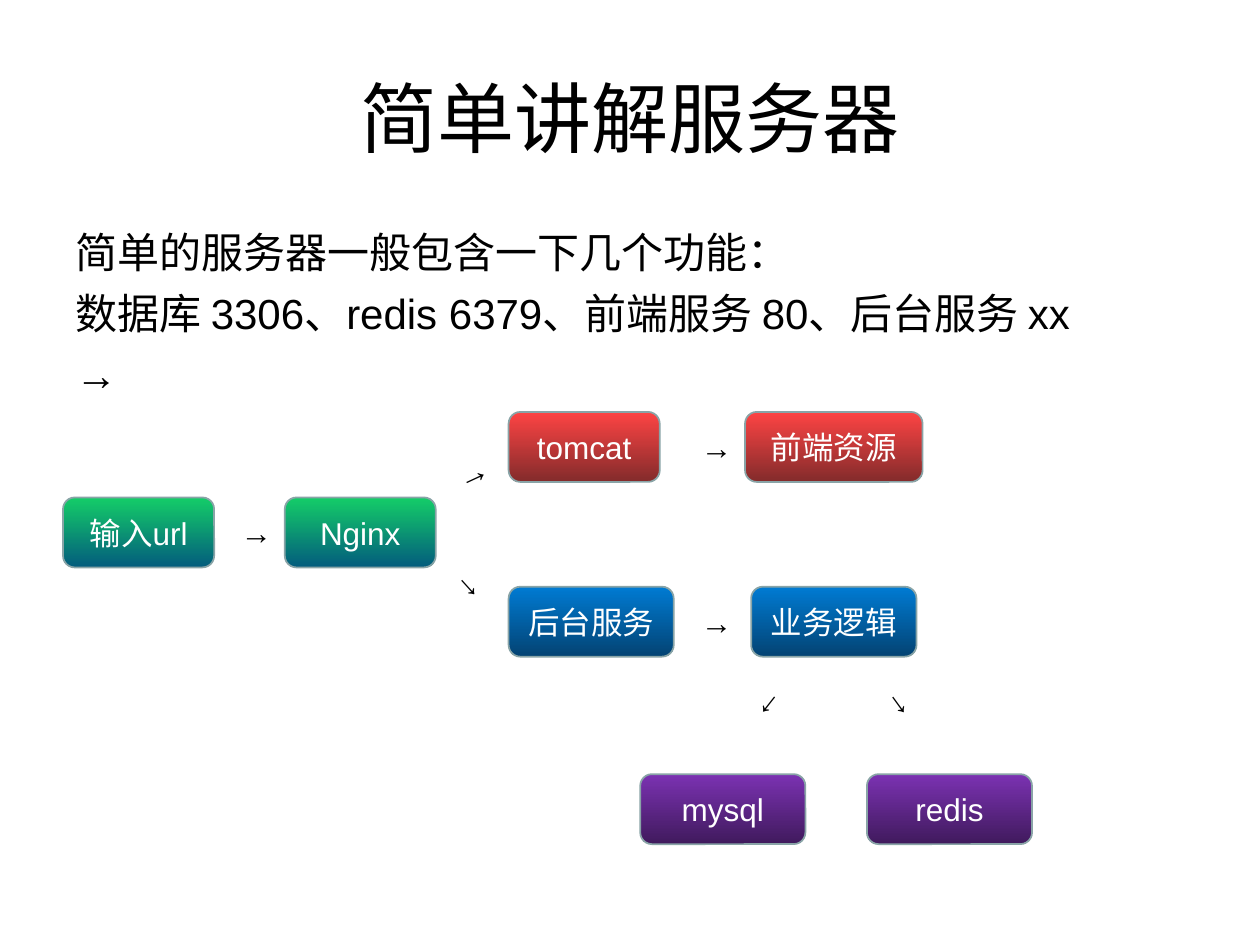
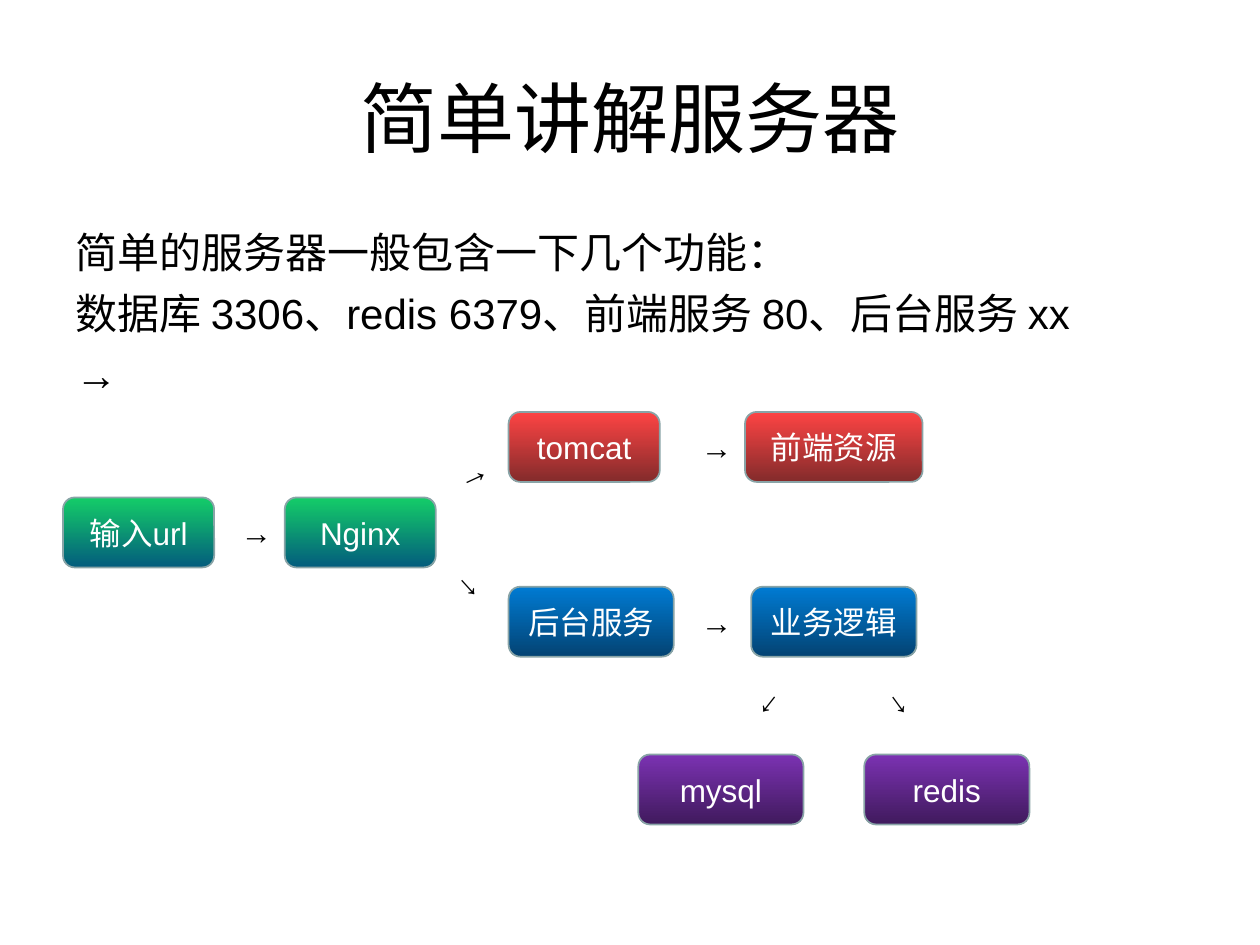
Before and after one commit to Alan055/node-koa, a slide deck: slide 9 of Alan-node解读.ppt. Drawn at 1260x945 pixels with LibreOffice and Linux fonts; fonts in the diff are those of the drawing. Boxes give left, top, right and bottom in pixels: in the first picture for what was removed or moved away, otherwise in the second. Text is boxed around its words. In the diff, an @@ line names an element or a change of style, - is before the commit and + after.

```diff
--- a/Alan-node解读.ppt
+++ b/Alan-node解读.ppt
@@ rounded rectangle "mysql" moved from (x1=640, y1=774, x2=805, y2=844) to (x1=639, y1=755, x2=804, y2=825) @@
@@ rounded rectangle "redis" moved from (x1=867, y1=774, x2=1032, y2=844) to (x1=864, y1=755, x2=1029, y2=825) @@
```
Also in this commit, not shown: 2 other slides changed, 2 slides added, 2 slides removed.
